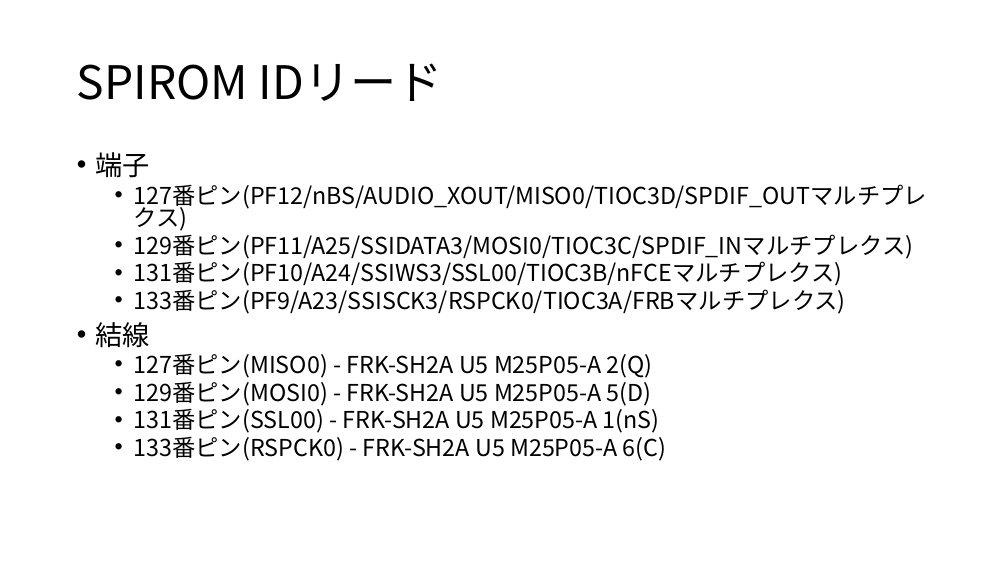
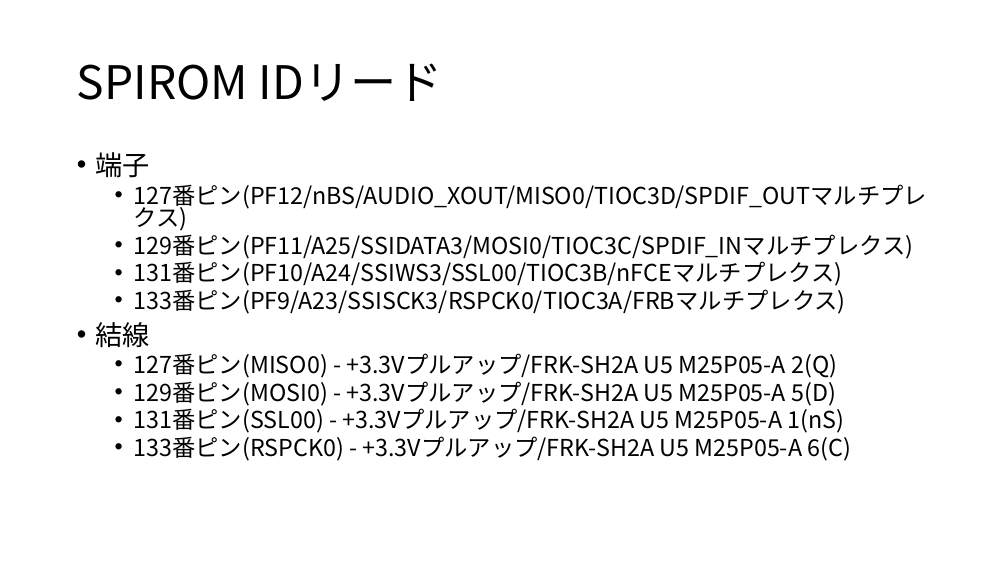
Before and after one commit to moku828/sh7262_an, a slide deck: slide 31 of SH7262アプリケーションノート.pptx. Drawn at 1008x567 pixels with LibreOffice and Linux fonts; fonts in the diff are those of the drawing. Boxes give left, top, right and bottom in pixels: in the first picture for what was removed or moved away, otherwise in the second. Text is boxed around its words. In the diff, an @@ line names an element or a change of style, - is before the commit and + after.

```diff
--- a/SH7262アプリケーションノート.pptx
+++ b/SH7262アプリケーションノート.pptx
@@ text at <box>134,353,851,461</box>: text changed @@
-  • 127番ピン(MISO0) - FRK-SH2A U5 M25P05-A 2(Q)
-  • 129番ピン(MOSI0) - FRK-SH2A U5 M25P05-A 5(D)
-  • 131番ピン(SSL00) - FRK-SH2A U5 M25P05-A 1(nS)
-  • 133番ピン(RSPCK0) - FRK-SH2A U5 M25P05-A 6(C)
+  • 127番ピン(MISO0) - +3.3Vプルアップ/FRK-SH2A U5 M25P05-A 2(Q)
+  • 129番ピン(MOSI0) - +3.3Vプルアップ/FRK-SH2A U5 M25P05-A 5(D)
+  • 131番ピン(SSL00) - +3.3Vプルアップ/FRK-SH2A U5 M25P05-A 1(nS)
+  • 133番ピン(RSPCK0) - +3.3Vプルアップ/FRK-SH2A U5 M25P05-A 6(C)
```
Also in this commit, not shown: 2 other slides changed, 7 slides added, 4 other files.
